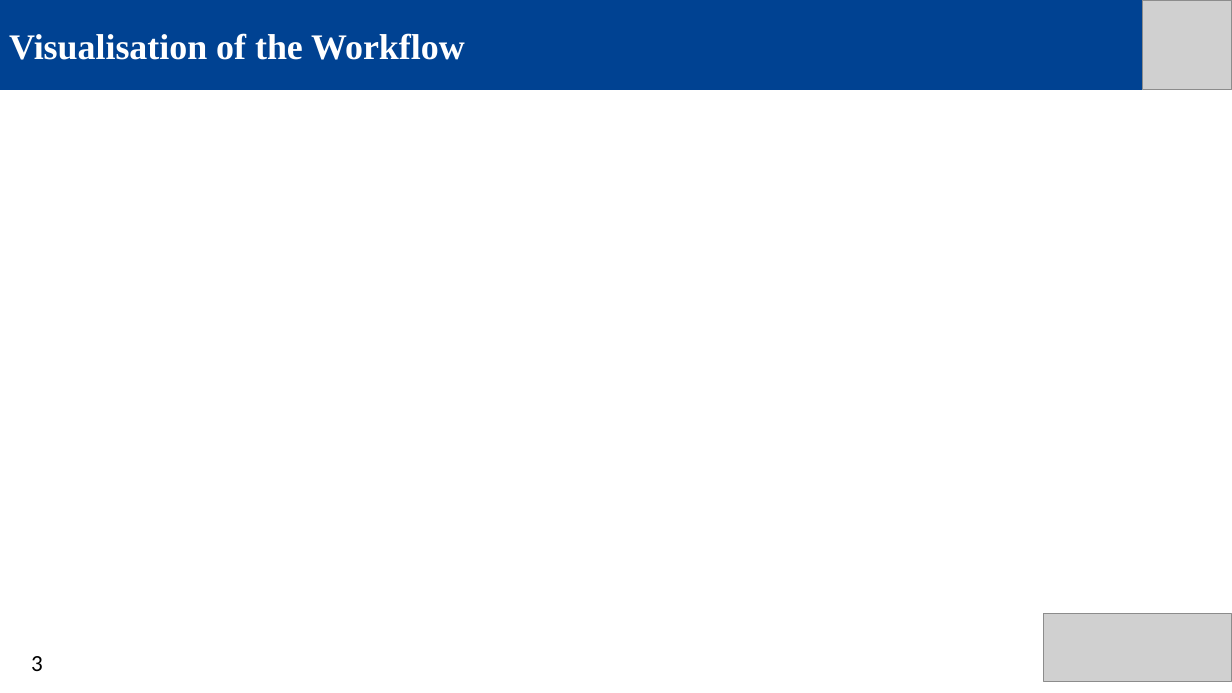
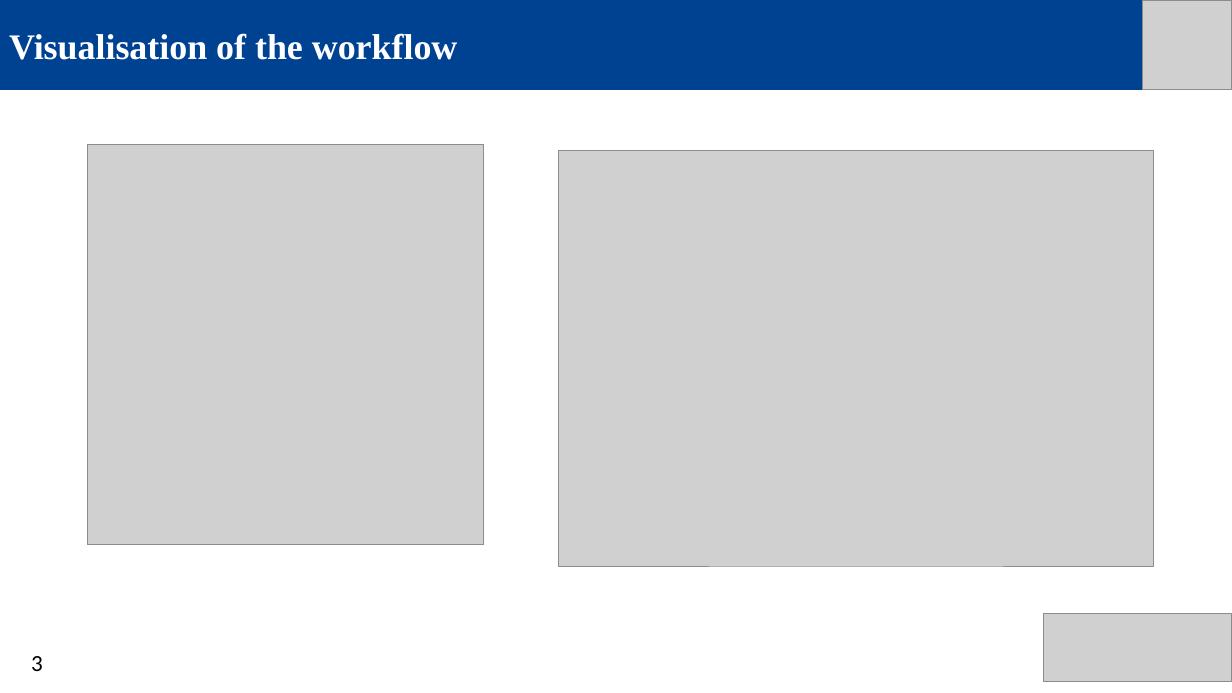
Before and after one commit to IntegrationI40StandardsSemLab/Integration-I4.0, a slide deck: slide 9 of Presentations/Final presentation/Final presentation.pptx (slide 6 before the commit). Drawn at 1232x693 pixels with LibreOffice and Linux fonts; fonts in the diff are those of the drawing; grey boxes stand for pictures. Boxes give left, top, right and bottom in pixels: in the first picture for what was removed or moved away, otherwise in the second. Text is boxed around its words. In the diff, an @@ line names an element or a change of style, - is before the commit and + after.

Commit message:
FinalPresentation

```diff
--- a/Presentations/Final presentation/Final presentation.pptx
+++ b/Presentations/Final presentation/Final presentation.pptx
@@ text in rectangle at (9, 33, 458, 60): text changed @@
-Visualisation of the Workflow
+Visualisation of the workflow
@@ picture added at (88, 144, 484, 544) @@
@@ picture added at (559, 151, 1154, 567) @@
```
Also in this commit, not shown: 2 other slides changed, 9 slides added, 6 slides removed, 1 other file.
